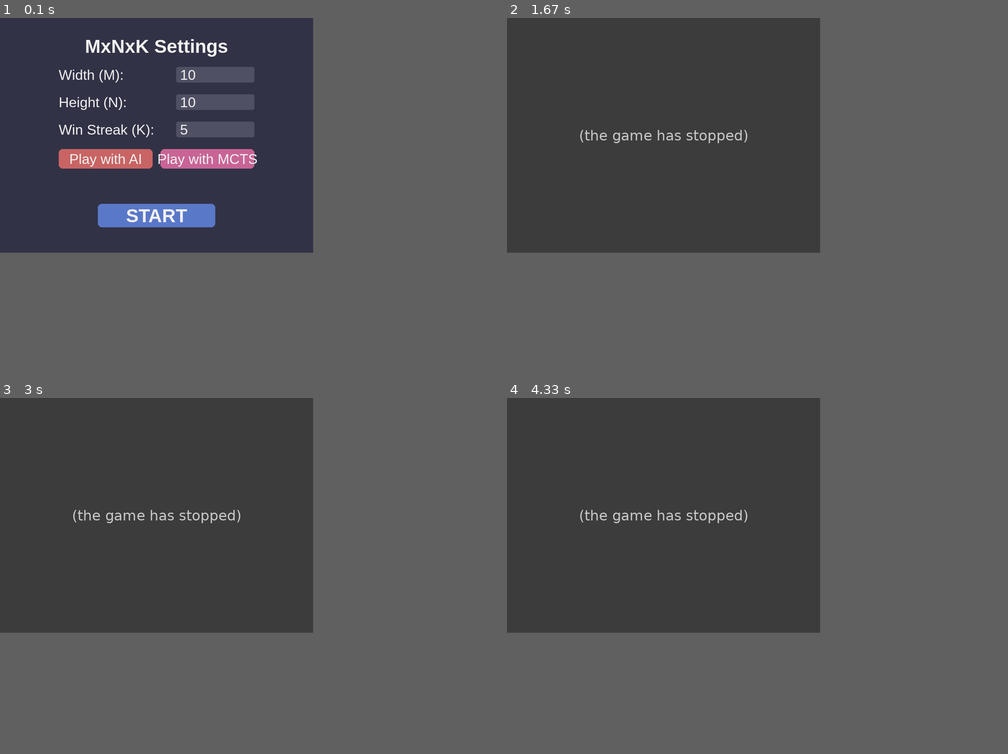
Above: before the commit, frames 1-4 (two rows, left to right).
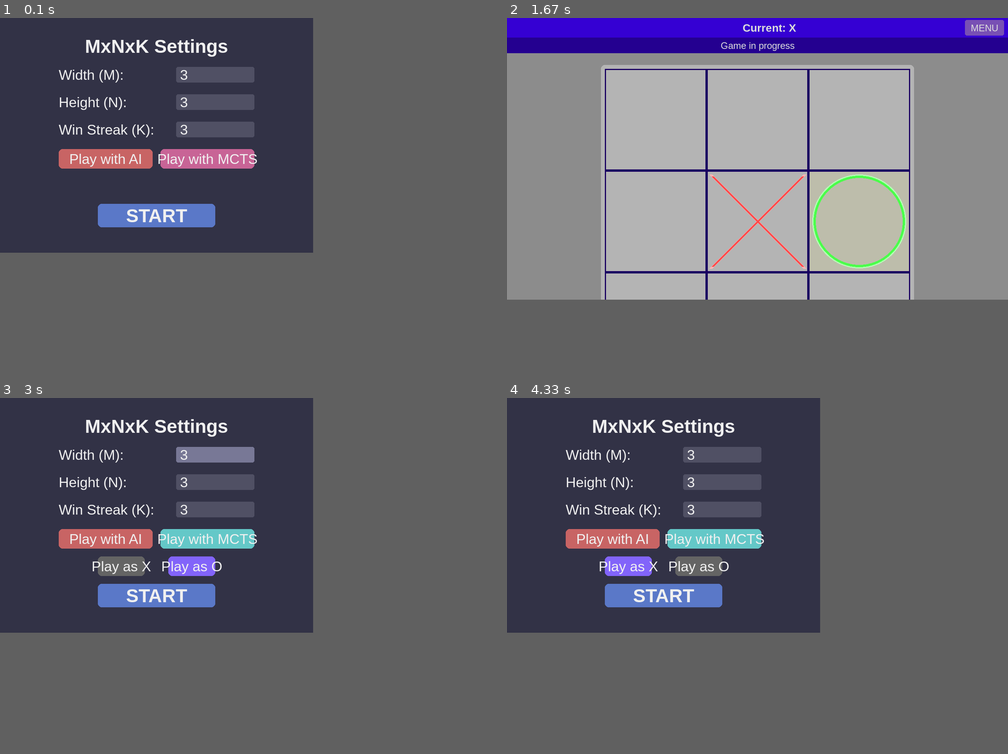
Above: after the commit, the same moments.

Repository: medlopi/tic-tac-toe-RL
Game: pygame game, started from main.py
The game is run twice, just before and just after one commit, with the same random seed, the same clock (stepped at 60 frames per second) and the same inputs.
Inputs (mouse positions are in pixels of both pictures, inside the frame that each line leads up to):
- Up to frame 1 (0.1 s): no input
- Up to frame 2 (1.67 s): click "START" at 0.38 s; click (667, 220) at 0.72 s; tap F at 1 s; click (817, 181) at 1.38 s
- Up to frame 3 (3 s): click "MENU" at 1.72 s; click (160, 540) at 2.22 s; click "Play as O" at 2.55 s; click "3" at 2.88 s
- Up to frame 4 (4.33 s): click (747, 494) at 3.22 s; click "Play as X" at 4.05 s
In our replay, in frame 2 the window is 800x600 before the commit and 1280x720 after it. These sizes can differ from the game's own. Grey fills any space a smaller window leaves; there, only what the larger window draws over its background counts as a difference.

The runs differ from the first frame. In frame 1, less than 0.1% of the frame differs, in the area x 36-39%, y 14-33%; in frame 2, 63%, in the area x 0-100%, y 0-80%; in frame 3, 7.9%; in frame 4, 7.9%.
Before the commit the program exited at 0.43 s; later frames show no game.

Commit message:
mcts plays correctly

Diff:
--- a/app/interface.py
+++ b/app/interface.py
@@ -27,7 +27,7 @@
 MENU_BUTTON_HEIGHT = STATUS_HEIGHT - 10
 
 class PyGameInterface:
-    def __init__(self, game=None):
+    def __init__(self, mcts_enabled : bool, player_type : Player.Type, game=None):
         self.game = game if game else Game()
         self.running = True
         self.game_over = False
@@ -36,6 +36,11 @@
         self.game_over_start_time = 0
         self.game_over_duration = 3000
         self.game_msg = "Game in progress"
+        self.mcts_enabled = mcts_enabled
+        self.player_type = player_type
+        self.need_computer_move = True if (mcts_enabled and player_type == Player.Type.NAUGHT) else False
+        self.allowed_to_click = False  # Замените инициализацию
+        self.update_allowed_click()
         self.cell_size = self.calculate_cell_size()
         self.init_window()
         self.update_game_state()
@@ -49,6 +54,14 @@
         self.screen = pygame.display.set_mode((self.default_width, self.default_height), pygame.RESIZABLE)
         pygame.display.set_caption("MxNxK Game")
         self.handle_resize()
+
+
+    def update_allowed_click(self):
+        """Обновляет разрешение на клики на основе текущего игрока"""
+        if self.mcts_enabled:
+            self.allowed_to_click = (self.game.current_state.who_moves == self.player_type)
+        else:
+            self.allowed_to_click = True
 
     def handle_resize(self):
         screen_width, screen_height = self.screen.get_size()
@@ -72,6 +85,12 @@
             current_time = pygame.time.get_ticks()
             if self.game_over and (current_time - self.game_over_start_time) > self.game_over_duration:
                 self.reset_game()
+            if self.need_computer_move:
+                move = self.game.mcts_player.get_move()
+                self.game.make_silent_move(move)
+                self.game.mcts_player.move_and_update(move)
+                self.need_computer_move = False
+                self.update_allowed_click()
 
             for event in pygame.event.get():
                 self.handle_event(event)
@@ -83,22 +102,25 @@
         pygame.quit()
 
     def handle_event(self, event):
-        if event.type == QUIT:
-            self.running = False
-        elif event.type == MOUSEBUTTONDOWN:
-            menu_button_rect = self.draw()  # Получаем rect кнопки
-            if menu_button_rect.collidepoint(event.pos):
-                self.return_to_menu()
-            elif self.game_over:
-                self.reset_game()
-            else:
-                self.handle_click(event.pos)
-        elif event.type == KEYDOWN:
-            if event.key == K_f:
-                self.toggle_fullscreen()
-        elif event.type == VIDEORESIZE:
-            if not self.fullscreen:
-                self.handle_resize()
+        if self.allowed_to_click:
+            if event.type == QUIT:
+                self.running = False
+            elif event.type == MOUSEBUTTONDOWN:
+                menu_button_rect = self.draw()  # Получаем rect кнопки
+                if menu_button_rect.collidepoint(event.pos):
+                    self.return_to_menu()
+                elif self.game_over:
+                    self.reset_game()
+                else:
+                    self.handle_click(event.pos)
+            elif event.type == KEYDOWN:
+                if event.key == K_f:
+                    self.toggle_fullscreen()
+            elif event.type == VIDEORESIZE:
+                if not self.fullscreen:
+                    self.handle_resize()
+
+
 
     def toggle_fullscreen(self):
         self.fullscreen = not self.fullscreen
@@ -116,12 +138,18 @@
             if self.game.current_state.field[row][col] == Player.Type.NONE:
                 self.game.make_silent_move(Field.Cell(row, col))
                 self.update_game_state()
+                self.game.mcts_player.move_and_update(Field.Cell(row, col))
+                if self.mcts_enabled and self.game.current_state.who_moves != self.player_type:
+                    self.allowed_to_click = False
+                    self.need_computer_move = True
+
 
 
     def update_game_state(self):
         state = self.game.current_state.check_game_state()
         current_player = self.game.current_state.who_moves
         self.status_msg = f"                    Current: {Player.Icon[current_player]}"
+        self.update_allowed_click()
 
         if state == GameStates.CONTINUE:
             self.game_msg = "Game in progress"
@@ -352,12 +380,12 @@
 
         # Запускаем меню
         menu = StartMenu(m = current_m, n = current_n, k = current_k, ai = current_ai)
-        m, n, k, ai_enabled = menu.run()
+        m, n, k, ai_enabled, mcts_enabled, player_type = menu.run()
 
         if m > 0 and n > 0 and k > 0:
             Field.set_dimensions(m, n, k)
             game = Game()
-            interface = PyGameInterface(game)
+            interface = PyGameInterface(game, mcts_enabled, player_type)
             interface.run()
 
 
@@ -366,11 +394,11 @@
     while True:
         pygame.init()
         menu = StartMenu()
-        m, n, k, ai_enabled = menu.run()
+        m, n, k, ai_enabled, mcts_enabled, player_type = menu.run()
         if m <= 0 or n <= 0 or k <= 0:  # Если пользователь закрыл меню
             break
 
         Field.set_dimensions(m, n, k)
         game = Game()
-        interface = PyGameInterface(game)
+        interface = PyGameInterface(game, mcts_enabled, player_type)
         interface.run()
--- a/app/start_menu.py
+++ b/app/start_menu.py
@@ -1,5 +1,6 @@
 import pygame
 from pygame.locals import *
+from app.player import Player
 
 class StartMenu:
     def __init__(self, m=None, n=None, k=None, ai=None, mcts=None, player_symbol=None):
@@ -8,12 +9,12 @@
         self.base_height = 600
         self.screen = pygame.display.set_mode((self.base_width, self.base_height), pygame.RESIZABLE)
         pygame.display.set_caption("MxNxK Game - Settings")
-        self.m = str(m) if m is not None else "10"
-        self.n = str(n) if n is not None else "10"
-        self.k = str(k) if k is not None else "5"
+        self.m = str(m) if m is not None else "3"
+        self.n = str(n) if n is not None else "3"
+        self.k = str(k) if k is not None else "3"
         self.ai_enabled = ai if ai is not None else False
         self.mcts_enabled = mcts if mcts is not None else False
-        self.player_symbol = player_symbol if player_symbol is not None else "X"
+        self.player_symbol = player_symbol if player_symbol is not None else Player.Type.CROSS
         self.active_field = None
         self.font = pygame.font.SysFont('Arial', 36)
         self.title_font = pygame.font.SysFont('Arial', 48, bold=True)
@@ -66,8 +67,8 @@
         if self.ai_enabled or self.mcts_enabled:
             x_rect = pygame.Rect(offset_x + 150, offset_y + 380, 120, 50)
             o_rect = pygame.Rect(offset_x + 330, offset_y + 380, 120, 50)
-            x_color = self.COLOR_SYMBOL_ON if self.player_symbol == "X" else self.COLOR_SYMBOL_OFF
-            o_color = self.COLOR_SYMBOL_ON if self.player_symbol == "O" else self.COLOR_SYMBOL_OFF
+            x_color = self.COLOR_SYMBOL_ON if self.player_symbol == Player.Type.CROSS else self.COLOR_SYMBOL_OFF
+            o_color = self.COLOR_SYMBOL_ON if self.player_symbol == Player.Type.NAUGHT else self.COLOR_SYMBOL_OFF
             pygame.draw.rect(self.screen, x_color, x_rect, border_radius=10)
             pygame.draw.rect(self.screen, o_color, o_rect, border_radius=10)
             x_text = self.font.render("Play as X", True, self.COLOR_TEXT)
@@ -160,10 +161,10 @@
             if self.ai_enabled or self.mcts_enabled:
                 if (offset_x + 150 <= x <= offset_x + 270 and
                     offset_y + 380 <= y <= offset_y + 430):
-                    self.player_symbol = "X"
+                    self.player_symbol = Player.Type.CROSS
                 if (offset_x + 330 <= x <= offset_x + 450 and
                     offset_y + 380 <= y <= offset_y + 430):
-                    self.player_symbol = "O"
+                    self.player_symbol = Player.Type.NAUGHT
 
             # Проверка кнопки Start
             if (offset_x + 150 <= x <= offset_x + 450 and
--- a/main.py
+++ b/main.py
@@ -13,11 +13,11 @@
         )
         pygame.init()
         menu = StartMenu()
-        m, n, k, ai_enabled = menu.run()
+        m, n, k, ai_enabled, mcts_enabled, player_type = menu.run()
         if m > 0 and n > 0 and k > 0:
             game: Game = Game(mcts_player)
             # game.start_processing_input()
-            interface = PyGameInterface(game)
+            interface = PyGameInterface(mcts_enabled, player_type, game)
             interface.run()
 
     except KeyboardInterrupt:
